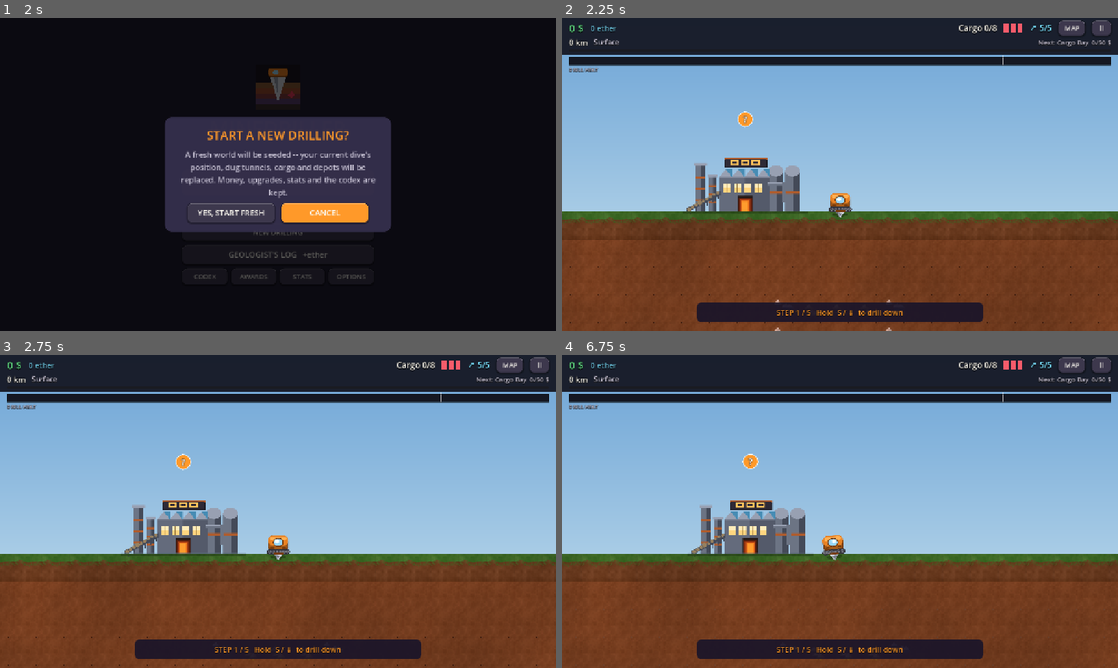
Above: before the commit, frames 1-4 (two rows, left to right).
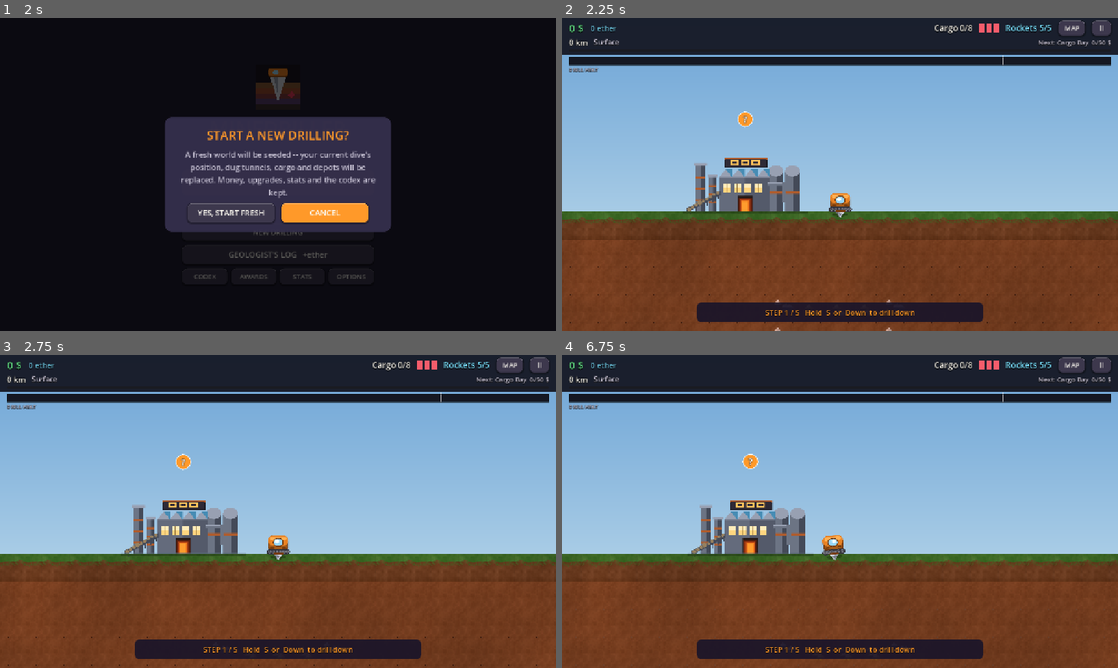
Above: after the commit, the same moments.

Repository: DhairyaRawal/MineDriller
Game: Godot game, scene res://scenes/main_menu.tscn
The game is run twice, just before and just after one commit, with the same random seed, the same clock (stepped at 60 frames per second) and the same inputs.
Inputs (mouse positions are in pixels of both pictures, inside the frame that each line leads up to):
- Up to frame 1 (2 s): click "NEW DRILLING" at 0.5 s; click "NEW DRILLING" at 1.25 s
- Up to frame 2 (2.25 s): click "YES, START FRESH" at 2 s
- Up to frame 3 (2.75 s): no input
- Up to frame 4 (6.75 s): click "MAP" at 2.75 s; tap Enter (ui_accept) at 3.5, 3.77, 4.25, 4.52, 5, 5.75, 6.02, 6.5 s; move the mouse to (962, 495) at 3.52 s; hold D (move_right) 3.53-4.28 s; tap R (fire_rocket) at 3.6 s; move the mouse to (728, 527) at 4.27 s; hold S (move_down) 4.28-5.03 s; tap E (interact) at 4.35 s; move the mouse to (895, 442) at 5.02 s; hold D (move_right) 5.03-5.78 s; hold H (show_tip) 5.03-5.78 s; move the mouse to (812, 574) at 5.77 s; hold W (move_up) 5.78-6.53 s; tap Space at 5.85 s; move the mouse to (1006, 558) at 6.52 s; hold A (move_left) from 6.53 s (still down); tap P at 6.6 s

Frame 1 is identical in both runs. In frame 2, 0.6% of the frame differs, in the area x 36-88%, y 1-96%; in frame 3, 0.7%; in frame 4, 0.6%.

Commit message:
Spell out arrow keys: the web build draws arrow glyphs as empty boxes
The browser has no system fonts for Godot to fall back on, and the game
font has no arrow characters, so the controls list, the tutorial prompts
and the rocket counter showed boxes where the arrows should be.

- Key names read Left / Right / Up / Down; the rocket counter reads
  "Rockets 5/5"; depot column headings no longer use arrows.
- The tutorial objective panel grows upward when a step wraps.
- New test checks every character of player-facing text (balance, codex,
  tips, controls, tutorial steps) exists in the game font.

Co-Authored-By: Claude Opus 5 <noreply@anthropic.com>

Diff:
--- a/scripts/game/ftue.gd
+++ b/scripts/game/ftue.gd
@@ -131,12 +131,12 @@
 		Step.DRILL:
 			if GameState.money > 0:
 				return n + "Not enough yet - drill back down for more ore"
-			return n + "Hold  S / ↓  to drill down"
+			return n + "Hold  S  or  Down  to drill down"
 		Step.COLLECT:
 			return n + "Collect ore worth %d$     (%d / %d)" % [
 				cost, mini(GameState.money + GameState.run_earn_preview, cost), cost]
 		Step.SURFACE:
-			return n + "Enough ore! Get back up: hold  ↑ + ← / →  into a wall to carve a ramp, or press  R  for a rocket"
+			return n + "Enough ore! Get back up: hold  W + A / D  into a wall to carve a ramp, or press  R  for a rocket"
 		Step.UPGRADE:
 			# Worded to hold wherever the player is: the SHOP button only shows
 			# at the surface, and this text isn't re-rendered as they move.
--- a/scripts/ui/depot_screen.gd
+++ b/scripts/ui/depot_screen.gd
@@ -39,8 +39,8 @@
 	var columns := UIKit.hbox(20)
 	columns.size_flags_vertical = Control.SIZE_EXPAND_FILL
 	col.add_child(columns)
-	_cargo_list = _column(columns, "CARGO  →  deposit")
-	_depot_list = _column(columns, "DEPOT  →  withdraw")
+	_cargo_list = _column(columns, "IN YOUR CARGO")
+	_depot_list = _column(columns, "BANKED IN THIS DEPOT")
 
 	var foot := UIKit.footer()
 	col.add_child(foot)
--- a/scripts/ui/hud.gd
+++ b/scripts/ui/hud.gd
@@ -146,7 +146,7 @@
 	row1.add_child(_hull_box)
 	# Rocket ammo lives in the status strip now that the firing pad is gone:
 	# on web it's fired with R/Q, so this is a readout, not a control.
-	_rocket_label = UIKit.legible(UIKit.label("↗ 5", 19, UIKit.ETHER))
+	_rocket_label = UIKit.legible(UIKit.label("Rockets 5", 19, UIKit.ETHER))
 	_rocket_label.size_flags_vertical = Control.SIZE_SHRINK_CENTER
 	row1.add_child(_rocket_label)
 	# Always available (unlike SHOP/DEPOT, which only appear in context) --
@@ -256,6 +256,9 @@
 	_objective_panel.offset_top = -66.0
 	_objective_panel.offset_bottom = -20.0
 	_objective_panel.mouse_filter = Control.MOUSE_FILTER_IGNORE
+	# A step that wraps to two lines grows the panel upward, not off the bottom
+	# of the screen.
+	_objective_panel.grow_vertical = Control.GROW_DIRECTION_BEGIN
 	_objective_panel.visible = false
 	_objective_label = UIKit.legible(UIKit.label("", 17, UIKit.ACCENT), 3)
 	_objective_label.horizontal_alignment = HORIZONTAL_ALIGNMENT_CENTER
@@ -340,7 +343,7 @@
 ## Greys out at zero so an empty bay reads at a glance rather than only when a
 ## press fails.
 func _on_rockets_changed(count: int, max_count: int) -> void:
-	_rocket_label.text = "↗ %d/%d" % [count, max_count]
+	_rocket_label.text = "Rockets %d/%d" % [count, max_count]
 	_rocket_label.modulate = Color.WHITE if count > 0 else Color(1, 1, 1, 0.45)
 
 
--- a/scripts/ui/pause_menu.gd
+++ b/scripts/ui/pause_menu.gd
@@ -15,13 +15,13 @@
 ## whose keys are read from the live bindings -- so this panel can never
 ## disagree with what the keys actually do -- or, for combos and mouse actions
 ## that aren't a single binding, a literal string.
-## Two-action rows (left/right) are paired by binding order: "A / D  or  ← / →".
+## Two-action rows (left/right) are paired by binding order: "A / D  or  Left / Right".
 const CONTROLS := [
 	["Move", ["move_left", "move_right"]],
 	["Drill down", ["move_down"]],
 	["Jump", ["move_up"]],
 	["Drill sideways", "push into a wall"],
-	["Carve a ramp up", "hold  ↑  + a direction into a wall"],
+	["Carve a ramp up", "hold  W / Up  + a direction into a wall"],
 	["Escape rocket", ["fire_rocket"]],
 	["Open a depot", ["interact"]],
 	["Read nearest tip", ["show_tip"]],
@@ -110,16 +110,19 @@
 	return names
 
 
+## Arrow keys are spelled out, not drawn as arrow characters: the web build
+## has no system fonts to fall back on, and the game font has no arrows, so
+## they rendered as empty boxes.
 static func _key_name(code: Key) -> String:
 	match code:
 		KEY_LEFT:
-			return "←"
+			return "Left"
 		KEY_RIGHT:
-			return "→"
+			return "Right"
 		KEY_UP:
-			return "↑"
+			return "Up"
 		KEY_DOWN:
-			return "↓"
+			return "Down"
 		KEY_ESCAPE:
 			return "Esc"
 	return OS.get_keycode_string(code)
--- a/tests/test_runner.gd
+++ b/tests/test_runner.gd
@@ -20,6 +20,7 @@
 	_test_ftue()
 	_test_tips()
 	_test_controls()
+	_test_font_coverage()
 	_test_save_roundtrip()
 	_test_heat_model()
 	_test_terrain_physics()
@@ -463,7 +464,7 @@
 	_check("P" in pause_keys and "Esc" in pause_keys,
 		"pause is on both P and Esc (P matters on web, where Esc can exit fullscreen): '%s'"
 			% pause_keys)
-	_check(PauseMenu.keys_text(["move_left", "move_right"]) == "A / D   or   ← / →",
+	_check(PauseMenu.keys_text(["move_left", "move_right"]) == "A / D   or   Left / Right",
 		"left/right bindings are paired, not dumped as one list")
 
 
@@ -659,6 +660,52 @@
 			break
 	_check(drained, "woken water pours down the new shaft")
 	w.queue_free()
+
+
+## The web build has no system fonts to fall back on, so a character missing
+## from the game font draws as an empty box -- arrows did, all through the
+## controls list. Checks every piece of player-facing text the game has as data.
+func _test_font_coverage() -> void:
+	var texts: Array[String] = []
+	_collect_strings(Balance.data, texts)
+	_collect_strings(Balance.codex, texts)
+	_collect_strings(Balance.tips, texts)
+	for entry: Array in PauseMenu.CONTROLS:
+		texts.append(String(entry[0]))
+		texts.append(PauseMenu.keys_text(entry[1]) if entry[1] is Array else String(entry[1]))
+	GameState.from_dict({})
+	var ftue := FTUE.new()
+	for step in 5:
+		texts.append(ftue._objective_text(step, 50))
+	ftue.free()
+
+	var font := ThemeDB.fallback_font
+	var missing := {}
+	for text in texts:
+		for i in text.length():
+			var code := text.unicode_at(i)
+			if code >= 32 and not font.has_char(code):
+				missing[String.chr(code)] = text.left(40)
+	var report: Array[String] = []
+	for ch: String in missing:
+		report.append("'%s' (U+%04X) in \"%s\"" % [ch, ch.unicode_at(0), missing[ch]])
+	_check(missing.is_empty(), "all player-facing text is drawable by the game font "
+		+ "; ".join(PackedStringArray(report)))
+
+
+## Every string value under `v`, skipping "_comment"-style keys, which are
+## notes for editors and never shown.
+func _collect_strings(v: Variant, out: Array[String]) -> void:
+	if v is String:
+		out.append(v)
+	elif v is Array:
+		for item in v:
+			_collect_strings(item, out)
+	elif v is Dictionary:
+		for key in v:
+			if String(key).begins_with("_"):
+				continue
+			_collect_strings(v[key], out)
 
 
 ## The web layout's promise: every page fits a 1280x720 screen with nothing to
